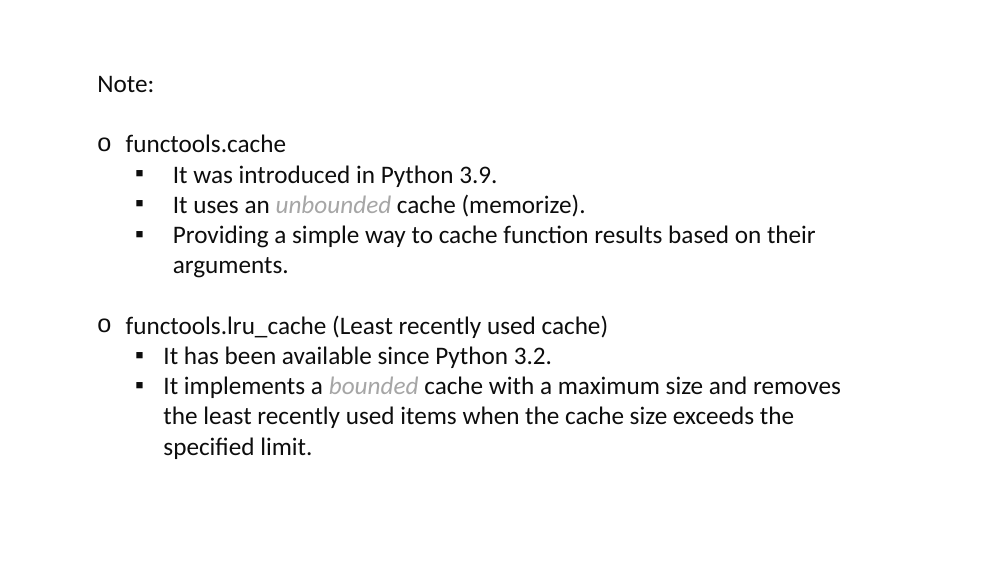
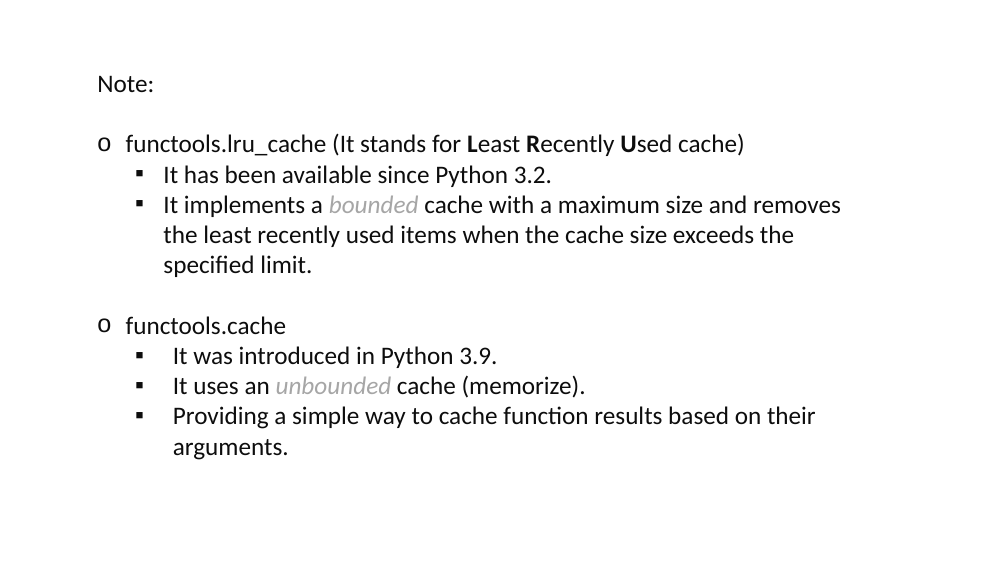
Before and after one commit to jekwatt/tech_talks, a slide deck: slide 6 of decorators/docs/decorators.pptx. Drawn at 1008x567 pixels with LibreOffice and Linux fonts; fonts in the diff are those of the drawing. Boxes give left, top, right and bottom in pixels: in the first picture for what was removed or moved away, otherwise in the second. Text is boxed around its words. In the diff, an @@ line names an element or a change of style, - is before the commit and + after.

Commit message:
Update docs/decorators.pptx

```diff
--- a/decorators/docs/decorators.pptx
+++ b/decorators/docs/decorators.pptx
@@ text at box(126, 133, 841, 277): paragraphs added @@
+o functools.lru_cache (It stands for Least Recently Used cache)
+  ▪ It has been available since Python 3.2.
+  ▪ It implements a bounded cache with a maximum size and removes the least recently used items when the cache size exceeds the specified limit.
@@ text at box(126, 315, 841, 459): paragraphs removed @@
-o functools.lru_cache (Least recently used cache)
-  ▪ It has been available since Python 3.2.
-  ▪ It implements a bounded cache with a maximum size and removes the least recently used items when the cache size exceeds the specified limit.
```
Also in this commit, not shown: 4 other slides changed.
